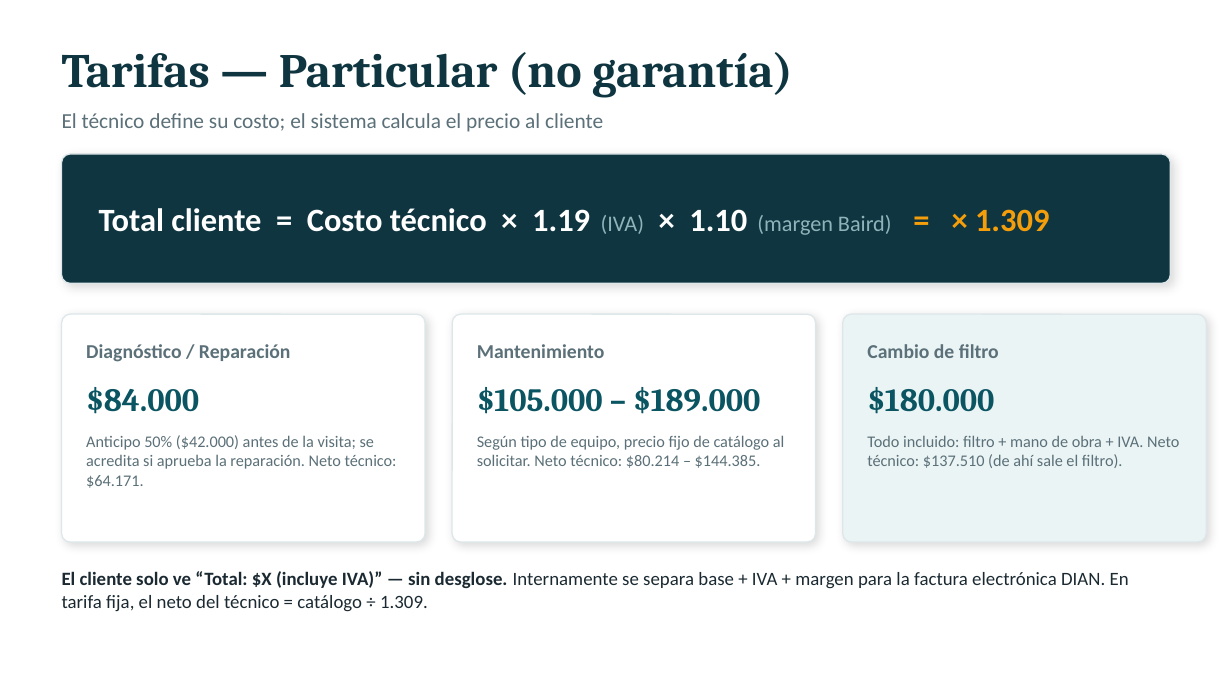
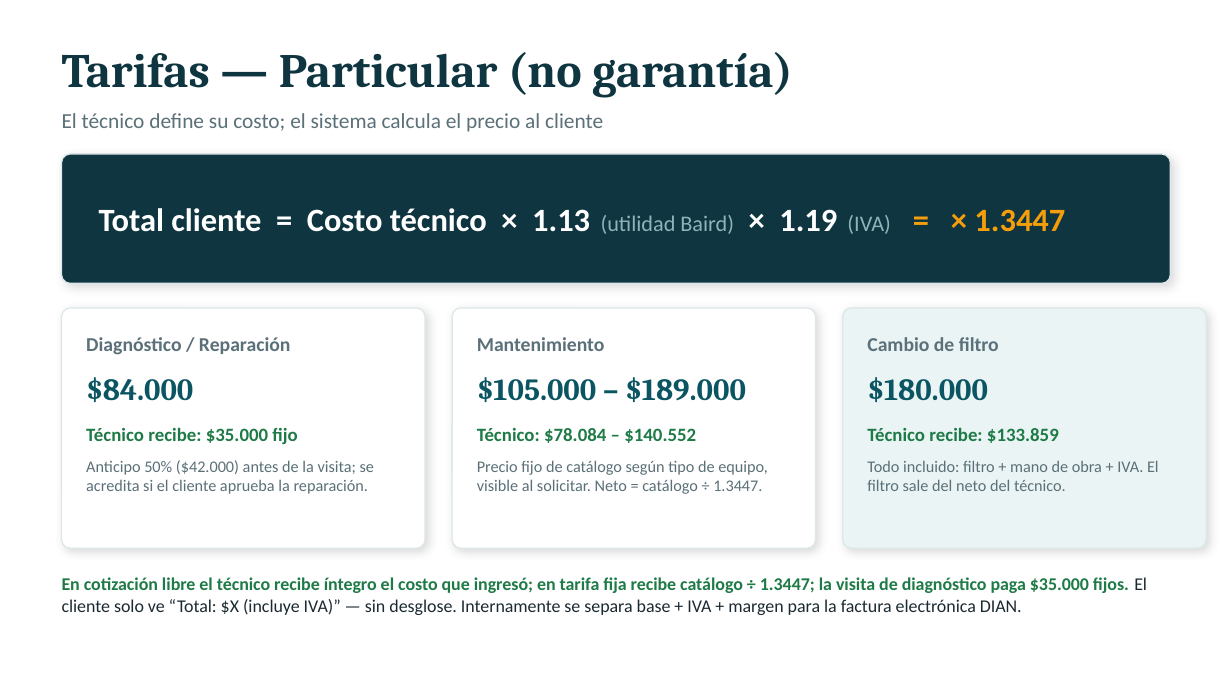
Before and after one commit to jdguerron-lgtm/baird-app, a slide deck: slide 10 of Baird-Service-Presentacion.pptx. Drawn at 1232x693 pixels with LibreOffice and Linux fonts; fonts in the diff are those of the drawing. Boxes give left, top, right and bottom in pixels: in the first picture for what was removed or moved away, otherwise in the second. Text is boxed around its words. In the diff, an @@ line names an element or a change of style, - is before the commit and + after.

```diff
--- a/Baird-Service-Presentacion.pptx
+++ b/Baird-Service-Presentacion.pptx
@@ text at bbox=[99, 208, 1065, 234]: text changed @@
-Total cliente = Costo técnico × 1.19 (IVA) × 1.10 (margen Baird) = × 1.309
+Total cliente = Costo técnico × 1.13 (utilidad Baird) × 1.19 (IVA) = × 1.3447
@@ rounded rectangle: place and size @@
-rounded rectangle at bbox=[62, 314, 425, 542]
+rounded rectangle at bbox=[62, 308, 425, 548]
@@ proportions changed in 3 elements at bbox=[62, 308, 425, 548], bbox=[843, 308, 1206, 548], bbox=[452, 308, 816, 548] @@
@@ rounded rectangle: place and size @@
-rounded rectangle at bbox=[452, 314, 816, 542]
+rounded rectangle at bbox=[452, 308, 816, 548]
@@ rounded rectangle: place and size @@
-rounded rectangle at bbox=[843, 314, 1206, 542]
+rounded rectangle at bbox=[843, 308, 1206, 548]
@@ 6 texts: place and size @@
-6 texts at bbox=[86, 344, 999, 414]
+6 texts at bbox=[86, 337, 999, 402]
@@ size 19 to 18 pt in 3 elements at bbox=[86, 377, 193, 402], bbox=[477, 377, 746, 402], bbox=[867, 377, 988, 402] @@
@@ text added at bbox=[86, 427, 297, 444], 11 pt, text #1E7A46, bold @@
+Técnico recibe: $35.000 fijo
@@ text added at bbox=[477, 428, 696, 443], 11 pt, text #1E7A46, bold @@
+Técnico: $78.084 – $140.552
@@ text added at bbox=[867, 427, 1059, 443], 11 pt, text #1E7A46, bold @@
+Técnico recibe: $133.859
@@ text at bbox=[86, 460, 374, 494]: text changed @@
-Anticipo 50% ($42.000) antes de la visita; se acredita si aprueba la reparación. Neto técnico: $64.171.
+Anticipo 50% ($42.000) antes de la visita; se acredita si el cliente aprueba la reparación.
@@ text at bbox=[477, 460, 768, 494]: text changed @@
-Según tipo de equipo, precio fijo de catálogo al solicitar. Neto técnico: $80.214 – $144.385.
+Precio fijo de catálogo según tipo de equipo, visible al solicitar. Neto = catálogo ÷ 1.3447.
@@ text at bbox=[867, 460, 1159, 491]: text changed @@
-Todo incluido: filtro + mano de obra + IVA. Neto técnico: $137.510 (de ahí sale el filtro).
+Todo incluido: filtro + mano de obra + IVA. El filtro sale del neto del técnico.
@@ text at bbox=[62, 577, 1147, 615]: text changed; size 11 to 10.5 pt; text colour #1B2A32 to #1E7A46; bold on @@
-El cliente solo ve “Total: $X (incluye IVA)” — sin desglose. Internamente se separa base + IVA + margen para la factura electrónica DIAN. En tarifa fija, el neto del técnico = catálogo ÷ 1.309.
+En cotización libre el técnico recibe íntegro el costo que ingresó; en tarifa fija recibe catálogo ÷ 1.3447; la visita de diagnóstico paga $35.000 fijos. El cliente solo ve “Total: $X (incluye IVA)” — sin desglose. Internamente se separa base + IVA + margen para la factura electrónica DIAN.
```
Also in this commit, not shown: 3 other slides changed, 1 slide removed, 3 other files.
